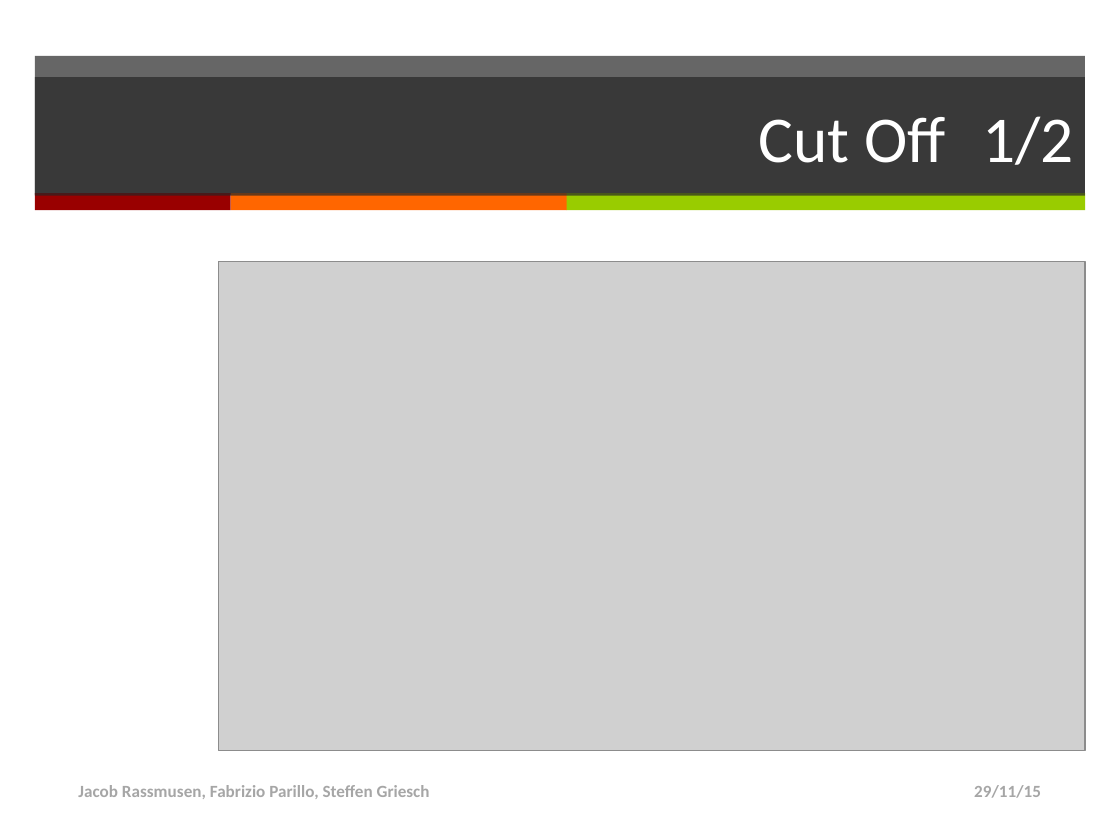
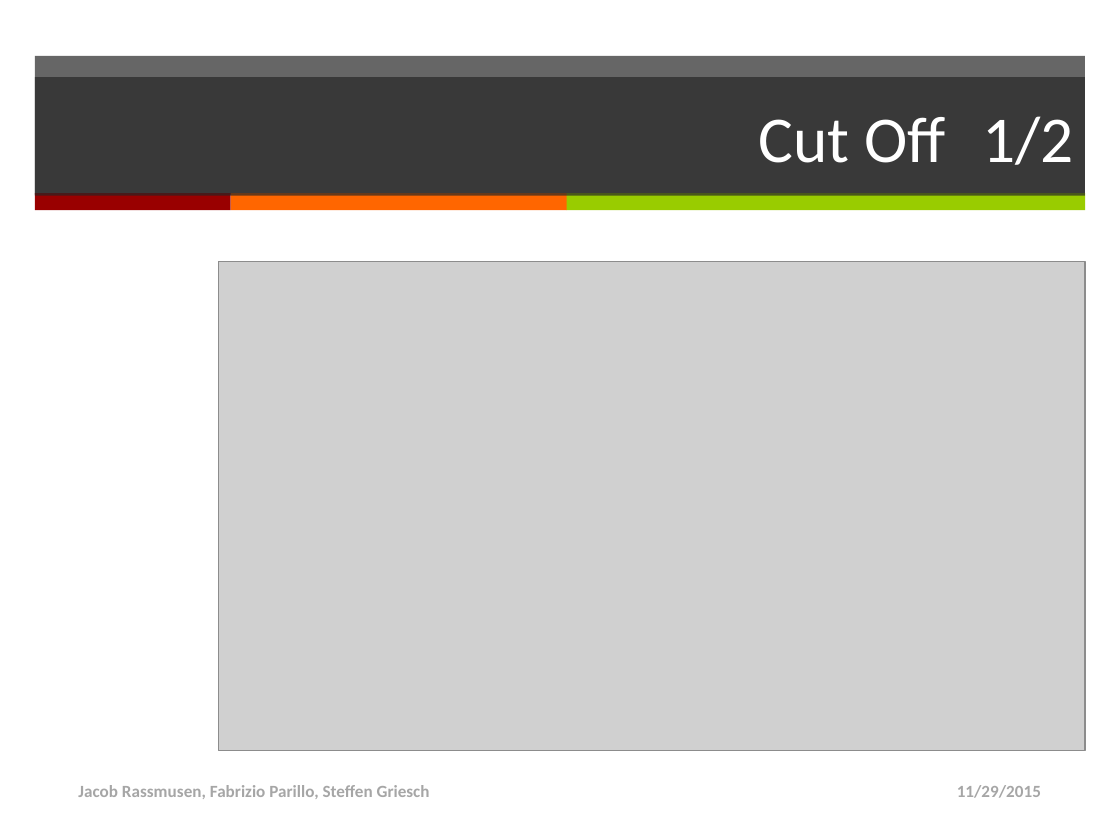
Before and after one commit to FUUbi/PSSM, a slide deck: slide 6 of Präsentation6.pptx (slide 5 before the commit). Drawn at 1120x840 pixels with LibreOffice and Linux fonts; fonts in the diff are those of the drawing; grey boxes stand for pictures. Boxes give left, top, right and bottom in pixels: in the first picture for what was removed or moved away, otherwise in the second. Text is boxed around its words. In the diff, an @@ line names an element or a change of style, - is before the commit and + after.

```diff
--- a/Präsentation6.pptx
+++ b/Präsentation6.pptx
@@ text at [957,785,1041,798]: text changed @@
-29/11/15
+11/29/2015
```
Also in this commit, not shown: 6 other slides changed, 1 slide added, 2 other files.
